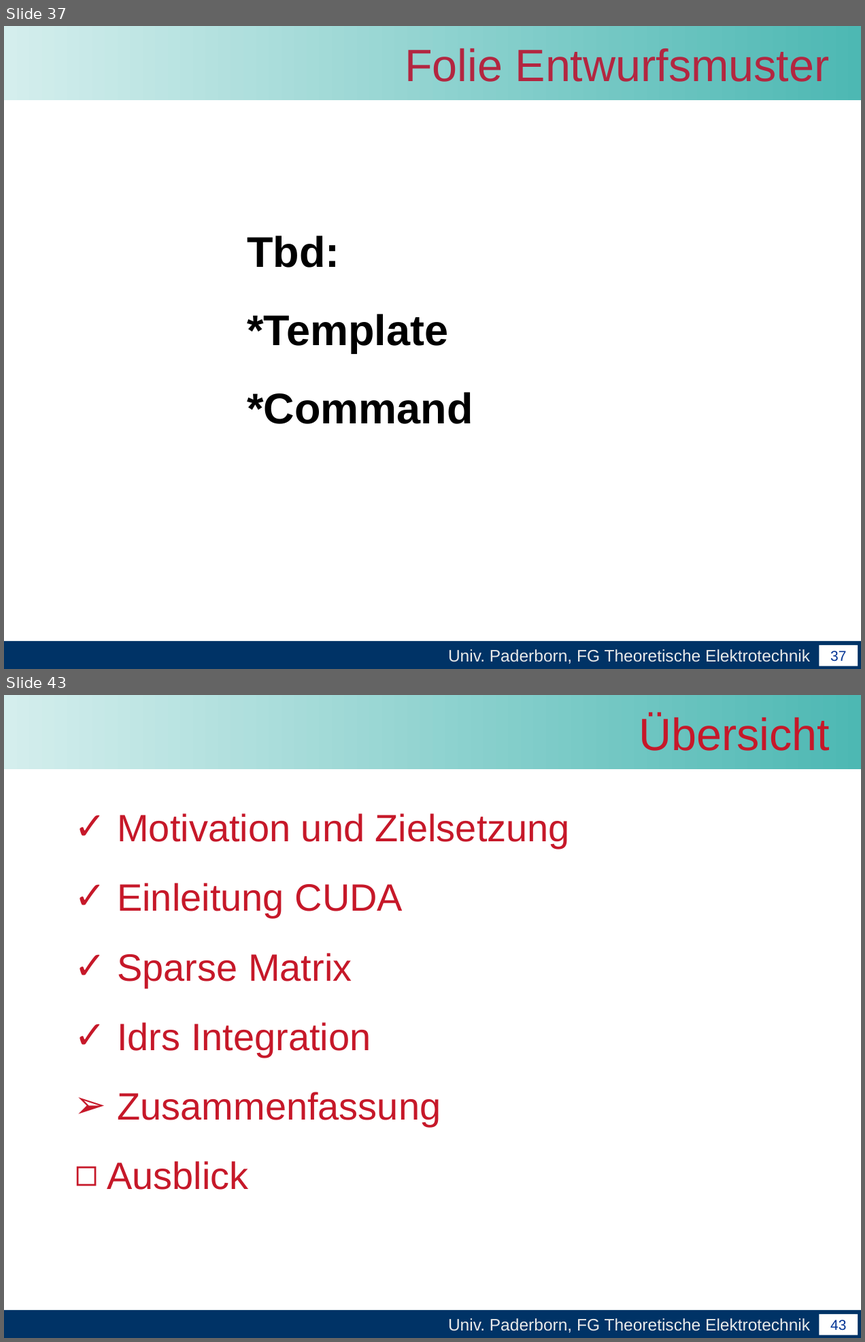
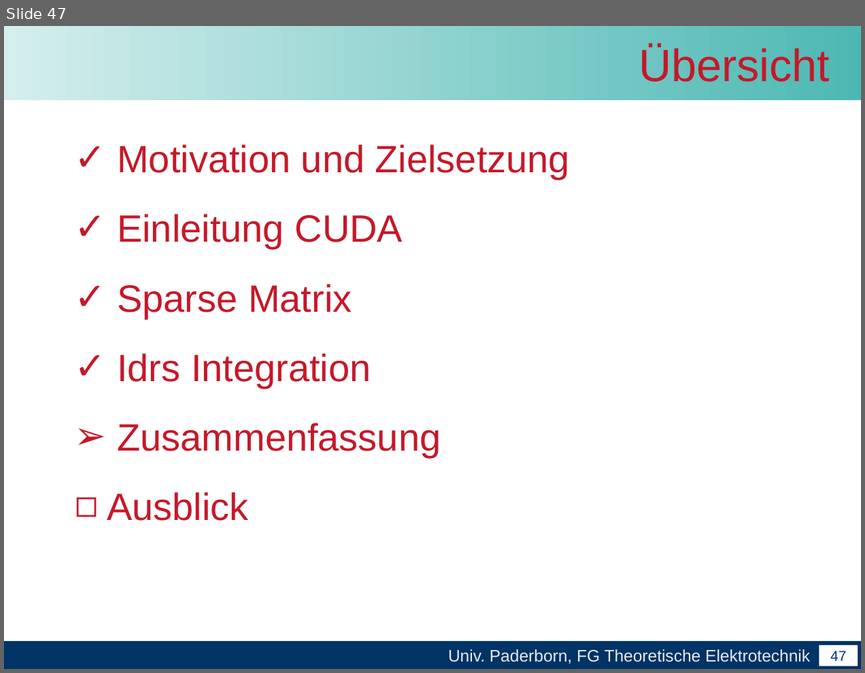
Before and after one commit to unconditional/projektarbeitcuda, a slide deck: Abschlussvortrag/Abschlussvortrag der Projektarbeit CUDA.ppt. Shown one above the other, each under a label of ours: slides 37 and 43 before the commit, slide 47 after it; the slides between them are not shown. The pictures are 865x1342 and 865x673 pixels, drawn with LibreOffice and Linux fonts; fonts in the diff are those of the drawing; background and template pictures are left out. Boxes give left, top, right and bottom in pixels: in the first picture for what was removed or moved away, otherwise in the second. Text is boxed around its words. In the diff, an @@ line names an element or a change of style, - is before the commit and + after.

```diff
--- a/Abschlussvortrag/Abschlussvortrag der Projektarbeit CUDA.ppt
+++ b/Abschlussvortrag/Abschlussvortrag der Projektarbeit CUDA.ppt
@@ slide 37 removed at (x1=4, y1=26, x2=861, y2=669), background #FFFFFF; not listed: 4 template elements that a slide beside it also shows @@
@@ title removed at (x1=405, y1=48, x2=830, y2=82) @@
-Folie Entwurfsmuster
@@ text removed at (x1=247, y1=235, x2=473, y2=424) @@
-Tbd:
-*Template
-*Command
@@ what was slide 43 is now slide 47 @@
@@ page number at (x1=830, y1=650, x2=846, y2=660): text changed @@
-43
+47
```
Also in this commit, not shown: 7 slides changed, 6 slides added, 1 other slide removed.
